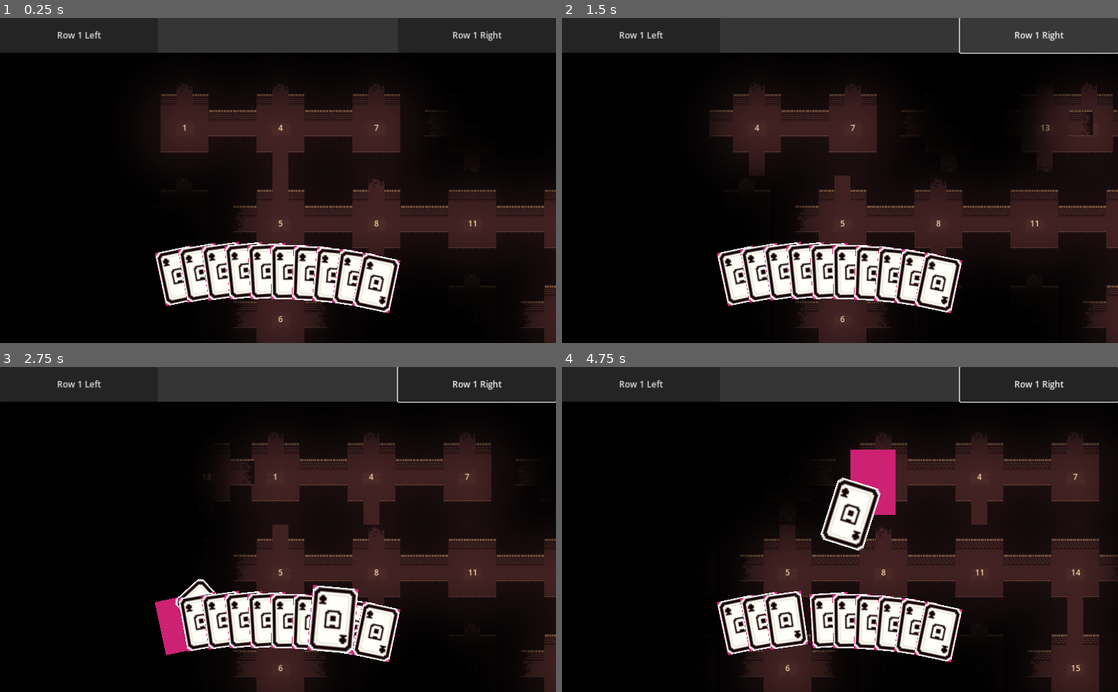
Above: before the commit, frames 1-4 (two rows, left to right).
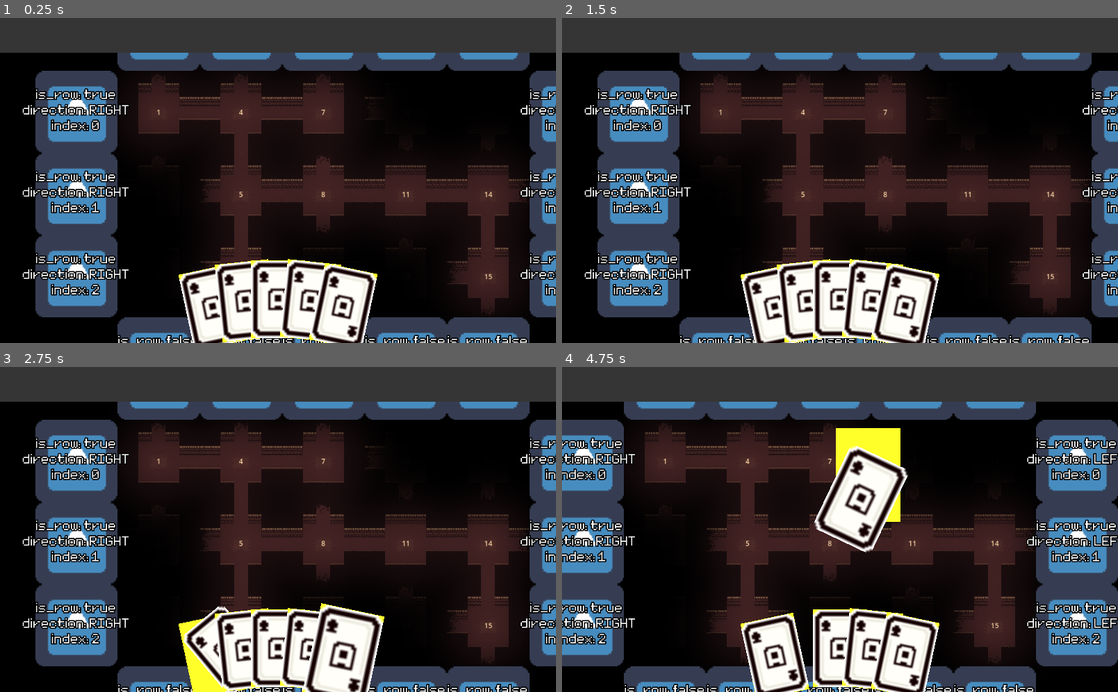
Above: after the commit, the same moments.

Repository: Ghosttown-sys/Living-Board
Game: Godot game, scene res://Game/Scenes/Run/Run.tscn
Same seed, same stepped clock (60 frames per second), same inputs: the game is played once before the commit and once after it. This scene is started directly instead of the project's main scene. The engine's default icon, where the game draws it, is replaced by a stand-in: a white triangle on a blue panel in a dark square.
Inputs (mouse positions are in pixels of both pictures, inside the frame that each line leads up to):
- Up to frame 1 (0.25 s): no input
- Up to frame 2 (1.5 s): click (639, 34) at 0.5 s, where only the run before the commit has a clickable "Row 1 Left"; click (1040, 34) at 1.25 s, where only the run before the commit has a clickable "Row 1 Right"
- Up to frame 3 (2.75 s): tap Enter (interact) at 2 s; drag from (177, 623) to (333, 623) at 2.02 s
- Up to frame 4 (4.75 s): drag from (762, 620) to (917, 627) at 2.77 s; move the mouse to (784, 620) at 3.52 s; hold D (ui_right) 3.53-4.25 s; tap Enter (interact) at 3.6 s; click (784, 620) at 3.8 s; drag from (806, 620) to (867, 477) at 4.27 s

The runs differ from the first frame. In frame 1, 47% of the frame differs, in the area x 4-100%, y 4-100%; in frame 2, 47%; in frame 3, 49%; in frame 4, 56%, in the area x 0-100%, y 0-100%.

Commit message:
feat: card drop slots

Diff:
--- a/Game/Core/Card/Core_Card.tscn
+++ b/Game/Core/Card/Core_Card.tscn
@@ -7,7 +7,7 @@
 [ext_resource type="Script" path="res://Game/Core/utils/lerp_follow.gd" id="5_l66e4"]
 
 [sub_resource type="RectangleShape2D" id="RectangleShape2D_ctp5i"]
-size = Vector2(70, 100)
+size = Vector2(150, 200)
 
 [sub_resource type="Animation" id="Animation_fpo18"]
 length = 0.001
@@ -27,18 +27,6 @@
 "update": 0,
 "values": [Vector2(1, 1), Vector2(1.2, 1.2)]
 }
-tracks/1/type = "value"
-tracks/1/imported = false
-tracks/1/enabled = true
-tracks/1/path = NodePath(".:z_index")
-tracks/1/interp = 1
-tracks/1/loop_wrap = true
-tracks/1/keys = {
-"times": PackedFloat32Array(0, 0.5),
-"transitions": PackedFloat32Array(1, 1),
-"update": 1,
-"values": [0, 1]
-}
 
 [sub_resource type="AnimationLibrary" id="AnimationLibrary_2o6qs"]
 _data = {
@@ -47,24 +35,33 @@
 }
 
 [node name="CoreCard" type="Control"]
-custom_minimum_size = Vector2(70, 100)
 layout_mode = 3
 anchors_preset = 0
-offset_right = 70.0
-offset_bottom = 100.0
 script = ExtResource("1_artrx")
 rotation_curve = ExtResource("2_4iv8s")
 
 [node name="Draggable_Item" type="Control" parent="." node_paths=PackedStringArray("visual_node")]
+custom_minimum_size = Vector2(124, 180)
+layout_mode = 1
+anchors_preset = 15
+anchor_right = 1.0
+anchor_bottom = 1.0
+offset_left = -62.0
+offset_top = -90.0
+offset_right = 62.0
+offset_bottom = 90.0
+grow_horizontal = 2
+grow_vertical = 2
+script = ExtResource("4_jo6ar")
+visual_node = NodePath("../TextureRect")
+
+[node name="hover_control" type="Control" parent="Draggable_Item"]
 layout_mode = 1
 anchors_preset = 15
 anchor_right = 1.0
 anchor_bottom = 1.0
 grow_horizontal = 2
 grow_vertical = 2
-mouse_filter = 2
-script = ExtResource("4_jo6ar")
-visual_node = NodePath("../TextureRect")
 
 [node name="ColorRect" type="ColorRect" parent="Draggable_Item"]
 layout_mode = 1
@@ -74,24 +71,23 @@
 grow_horizontal = 2
 grow_vertical = 2
 mouse_filter = 2
-color = Color(0.802154, 0.129203, 0.452659, 1)
+color = Color(1, 1, 0.164706, 1)
 
-[node name="hover_control" type="Control" parent="Draggable_Item"]
+[node name="TextureRect" type="TextureRect" parent="." node_paths=PackedStringArray("to_follow")]
+custom_minimum_size = Vector2(124, 180)
 layout_mode = 1
-anchors_preset = 15
-anchor_right = 1.0
-anchor_bottom = 1.0
+anchors_preset = 8
+anchor_left = 0.5
+anchor_top = 0.5
+anchor_right = 0.5
+anchor_bottom = 0.5
+offset_left = -62.0
+offset_top = -90.0
+offset_right = 62.0
+offset_bottom = 90.0
 grow_horizontal = 2
 grow_vertical = 2
-
-[node name="TextureRect" type="TextureRect" parent="." node_paths=PackedStringArray("to_follow")]
-custom_minimum_size = Vector2(70, 100)
-layout_mode = 1
-anchors_preset = 15
-anchor_right = 1.0
-anchor_bottom = 1.0
-grow_horizontal = 2
-grow_vertical = 2
+pivot_offset = Vector2(62, 90)
 mouse_filter = 2
 texture = ExtResource("3_w8njb")
 expand_mode = 1
@@ -118,46 +114,11 @@
 horizontal_alignment = 1
 vertical_alignment = 1
 
-[node name="ColorRect" type="ColorRect" parent="."]
-visible = false
-custom_minimum_size = Vector2(70, 100)
-layout_mode = 1
-anchors_preset = 8
-anchor_left = 0.5
-anchor_top = 0.5
-anchor_right = 0.5
-anchor_bottom = 0.5
-offset_left = -35.0
-offset_top = -50.0
-offset_right = 35.0
-offset_bottom = 50.0
-grow_horizontal = 2
-grow_vertical = 2
-mouse_filter = 2
-
-[node name="Label" type="Label" parent="ColorRect"]
-layout_mode = 1
-anchors_preset = 8
-anchor_left = 0.5
-anchor_top = 0.5
-anchor_right = 0.5
-anchor_bottom = 0.5
-offset_left = -23.5
-offset_top = -11.5
-offset_right = 23.5
-offset_bottom = 11.5
-grow_horizontal = 2
-grow_vertical = 2
-theme_override_colors/font_color = Color(0.0792266, 0.684583, 1.92523e-07, 1)
-text = "STATE"
-horizontal_alignment = 1
-vertical_alignment = 1
-
-[node name="DropPointDetector" type="Area2D" parent="."]
+[node name="DropPointDetector" type="Area2D" parent="." groups=["card"]]
 
 [node name="CollisionShape2D" type="CollisionShape2D" parent="DropPointDetector"]
-position = Vector2(34, 50)
 shape = SubResource("RectangleShape2D_ctp5i")
+one_way_collision_margin = 0.0
 
 [node name="card_anime" type="AnimationPlayer" parent="."]
 libraries = {
@@ -168,4 +129,4 @@
 [connection signal="gui_input" from="Draggable_Item/hover_control" to="Draggable_Item" method="_on_collider_input_event"]
 [connection signal="mouse_entered" from="Draggable_Item/hover_control" to="." method="_on_control_mouse_entered"]
 [connection signal="mouse_exited" from="Draggable_Item/hover_control" to="." method="_on_control_mouse_exited"]
-[connection signal="input_event" from="DropPointDetector" to="TextureRect" method="_on_collider_input_event"]
+[connection signal="body_entered" from="DropPointDetector" to="Draggable_Item" method="_on_drop_point_detector_body_entered"]
--- a/Game/Core/draggable_Items/draggable.gd
+++ b/Game/Core/draggable_Items/draggable.gd
@@ -31,7 +31,7 @@
 		dragging = false
 		position = initial_pos
 		rotation = initial_rot
-		#
+
 func _process(_delta):
 	if dragging:
 		global_position = get_global_mouse_position() - size/2;
@@ -39,3 +39,8 @@
 		visual_node.z_index = 10
 	else:
 		visual_node.z_index = 0
+
+
+func _on_drop_point_detector_body_entered(body):
+	print("body")
+	pass # Replace with function body.
--- /dev/null
+++ b/Game/Core/draggable_Items/draggable_drop_slot.gd
@@ -0,0 +1,34 @@
+extends Control
+class_name Draggable_Drop_Slot
+
+@onready var visuals : Control = $Visuals
+@onready var debug_label = $Label
+
+var is_row :bool
+var direction : Game_Manager.DIRECTION
+var index : int
+
+func initialize(is_row :bool, direction : Game_Manager.DIRECTION , index :int,size: Vector2):
+	await self.ready
+	visuals.custom_minimum_size = size
+	self.is_row = is_row
+	self.direction = direction
+	self.index = index
+	debug_label.text = "";
+	debug_label.text += "is_row: "+ str(is_row) + "\n"
+	debug_label.text += "direction: "+ str(Game_Manager.DIRECTION.keys()[direction]) + "\n"
+	debug_label.text += "index: "+ str(index) + "\n"
+
+func trigger(event):
+	if event is InputEventMouseButton and event.pressed and \
+			event.button_index == MOUSE_BUTTON_LEFT:
+		if is_row:
+			Board_Manipulator.push_row(index, direction)
+		else:
+			Board_Manipulator.push_column(index, direction)
+		Events.board_move_begin.emit();
+
+
+func _on_drop_point_detector_body_entered(body):
+	print("hi")
+	pass # Replace with function body.
--- /dev/null
+++ b/Game/Core/draggable_Items/draggable_drop_slot.tscn
@@ -0,0 +1,62 @@
+[gd_scene load_steps=7 format=3 uid="uid://785k8edtnq54"]
+
+[ext_resource type="Script" path="res://Game/Core/draggable_Items/draggable_drop_slot.gd" id="1_nrvpn"]
+[ext_resource type="Texture2D" uid="uid://boh5gg8if3vgy" path="res://assets/images/icon.png" id="2_qli4x"]
+[ext_resource type="FontFile" uid="uid://ktn001fldc7a" path="res://assets/fonts/Minimal5x7.ttf" id="3_qwryx"]
+
+[sub_resource type="CanvasItemMaterial" id="CanvasItemMaterial_kfj6v"]
+light_mode = 1
+
+[sub_resource type="CanvasItemMaterial" id="CanvasItemMaterial_ay31g"]
+light_mode = 1
+
+[sub_resource type="RectangleShape2D" id="RectangleShape2D_lki50"]
+size = Vector2(150, 200)
+
+[node name="DraggableDropSlot" type="Control"]
+layout_mode = 3
+anchors_preset = 15
+anchor_right = 1.0
+anchor_bottom = 1.0
+offset_right = -1024.0
+offset_bottom = -600.0
+grow_horizontal = 2
+grow_vertical = 2
+pivot_offset = Vector2(96, 96)
+script = ExtResource("1_nrvpn")
+
+[node name="Visuals" type="TextureRect" parent="."]
+light_mask = 0
+material = SubResource("CanvasItemMaterial_kfj6v")
+custom_minimum_size = Vector2(192, 192)
+layout_mode = 1
+anchors_preset = 15
+anchor_right = 1.0
+anchor_bottom = 1.0
+grow_horizontal = 2
+grow_vertical = 2
+mouse_filter = 2
+texture = ExtResource("2_qli4x")
+
+[node name="Label" type="Label" parent="."]
+material = SubResource("CanvasItemMaterial_ay31g")
+layout_mode = 1
+anchors_preset = 15
+anchor_right = 1.0
+anchor_bottom = 1.0
+grow_horizontal = 2
+grow_vertical = 2
+theme_override_colors/font_outline_color = Color(0, 0, 0, 1)
+theme_override_constants/outline_size = 10
+theme_override_fonts/font = ExtResource("3_qwryx")
+theme_override_font_sizes/font_size = 50
+text = "Debug"
+horizontal_alignment = 1
+vertical_alignment = 1
+
+[node name="DropPointDetector" type="Area2D" parent="."]
+
+[node name="CollisionShape2D" type="CollisionShape2D" parent="DropPointDetector"]
+shape = SubResource("RectangleShape2D_lki50")
+
+[connection signal="body_entered" from="DropPointDetector" to="." method="_on_drop_point_detector_body_entered"]
--- a/Game/Core/rooms/board_manipulator.gd
+++ b/Game/Core/rooms/board_manipulator.gd
@@ -56,3 +56,25 @@
 		for column in range(grid_height - 1):
 			grid[column][row_index] = grid[column + 1][row_index]
 		grid[grid_height - 1][row_index] = head
+
+func get_row(index):
+	return grid[index]
+
+func get_column(index):
+	var column = []
+	for row_index in grid_height:
+		column.append(grid[row_index][index])
+	return column
+
+func get_all_columns() -> Array:
+	print("columns")
+	var columns = []
+	var num_columns = grid_width
+
+	for col in range(num_columns):
+		var column = []
+		for row in range(grid.size()):
+			column.append(grid[row][col])
+		columns.append(column)
+	print(columns)
+	return columns
--- a/Game/Core/rooms/room.gd
+++ b/Game/Core/rooms/room.gd
@@ -8,8 +8,10 @@
 		static_id += 1
 var active : bool :
 	set(value):
-		light.visible = value
-		pass
+		var tween = get_tree().create_tween()
+		var target = 1 if value else 0
+		tween.tween_property(light, "energy", target, 0.2).set_trans(Tween.TRANS_QUAD)
+
 # rotation/ facing towards
 var direction : Game_Manager.DIRECTION
 # which directions have a corridor
--- a/Game/Core/utils/lerp_follow.gd
+++ b/Game/Core/utils/lerp_follow.gd
@@ -11,10 +11,7 @@
 
 # Called every frame. 'delta' is the elapsed time since the previous frame.
 func _process(delta):
-	global_position = global_position.lerp(to_follow.global_position, delta * follow_position_speed)
-
-	var movement = global_position - to_follow.global_position
-
-	rotationDelta = rotationDelta.lerp(movement, delta * follow_rotation_speed)
-
+	position = position.lerp(to_follow.position, delta * follow_position_speed)
+	var movement = position - to_follow.position
+	rotationDelta = rotationDelta.lerp(movement , delta * follow_rotation_speed)
 	rotation_degrees = -clamp(rotationDelta.x,-60,60)
--- a/Game/Game_Play/board_manager.gd
+++ b/Game/Game_Play/board_manager.gd
@@ -4,15 +4,45 @@
 @export var board_width : int
 
 @export var room_template: Resource
+@export var card_slot: Resource
 var rooms = []
 
 func _ready():
+	Events.board_move_begin.connect(board_moved)
 	var room_scene = load(room_template.resource_path)
+	# Create rooms
 	for x in board_width:
 		rooms.append([])
 		for y in board_height:
 			create_new_room(room_scene,x,y)
+
 	initialize_board();
+	create_card_drop_slots()
+
+
+func create_card_drop_slots():
+	# Create tiles to drop cards
+	var room_size = rooms[0][0].get_room_pixel_size()
+	for row_index in range(board_height):
+		var room = rooms[0][row_index]
+		create_card_drop_slot(true, Game_Manager.DIRECTION.RIGHT,row_index, room.position - Vector2(room_size.x,0), room_size)
+	for row_index in range(board_height):
+		var room = rooms[board_width - 1][row_index]
+		create_card_drop_slot(true, Game_Manager.DIRECTION.LEFT,row_index,room.position + Vector2(room_size.x,0), room_size)
+	for column_index in range(board_width):
+		var room = Board_Manipulator.get_column(0)[column_index]
+		create_card_drop_slot(false, Game_Manager.DIRECTION.DOWN,column_index,room.position - Vector2(0,room_size.y), room_size)
+	for column_index in range(board_width):
+		var room = Board_Manipulator.get_column(board_height -1)[column_index]
+		create_card_drop_slot(false, Game_Manager.DIRECTION.UP,column_index,room.position + Vector2(0,room_size.y), room_size)
+
+func create_card_drop_slot(is_row, direction, index, position, room_size):
+	var slot_instance : Draggable_Drop_Slot = card_slot.instantiate();
+	slot_instance.position = position
+	slot_instance.initialize(is_row, direction, index, room_size)
+	add_child(slot_instance)
+
+	return slot_instance
 
 func create_new_room(room_scene,x, y):
 	# Create the room
@@ -26,22 +56,24 @@
 	var room_size = room_instance.get_room_pixel_size()
 	room_instance.position = Vector2(room_size.x * x,room_size.y * y);
 
+func initialize_board():
 
-func initialize_board():
-	var visited_rooms = []
 	var central_room = rooms[board_width/2][board_height/2]
 	central_room.openings = Game_Manager.ALL_DIRECTIONS.duplicate();
 	central_room.update_visuals()
 
-	# Recursively find all rooms connected to the centre
-	find_connected_rooms(central_room,visited_rooms)
+	update_rooms_activation()
 
 	Board_Manipulator.grid = rooms;
 
+func find_connected_rooms(room):
+	var visited_rooms = []
+	# Recursively find all rooms connected to the centre
+	find_connected_rooms_recursive(room,visited_rooms)
+	return visited_rooms
 
-func find_connected_rooms(room, visited_rooms):
+func find_connected_rooms_recursive(room, visited_rooms):
 	visited_rooms.append(room)
-	room.active = true
 	for direction in room.openings:
 		var next_room_coordinates = room.coordinates + Game_Manager.d2v[direction];
 		# Check if it's out of bound
@@ -56,17 +88,19 @@
 
 			# if it was not visited yet, perform the recursion
 			if not visited_rooms.has(next_room):
-				find_connected_rooms(next_room, visited_rooms)
+				find_connected_rooms_recursive(next_room, visited_rooms)
 
 func update_board():
 	for x in rooms.size():
 		for y in rooms[0].size():
 			rooms[x][y].coordinates = Vector2i(x,y);
 			rooms[x][y].update_visuals()
-	update_rooms_positions()
+	await update_rooms_positions()
+	update_rooms_activation()
 	pass
 
 func update_rooms_positions():
+	var tweens = []
 	for x in rooms.size():
 		for y in rooms[0].size():
 			var tween = get_tree().create_tween()
@@ -74,14 +108,17 @@
 			var room = rooms[x][y]
 			var room_size = room.get_room_pixel_size();
 			var new_position :Vector2 = Vector2(room_size.x * room.coordinates.x,room_size.y * room.coordinates.y);
-			tween.tween_property(room, "position", new_position, 0.8).set_trans(Tween.TRANS_QUAD)
+			tweens.append(tween.tween_property(room, "position", new_position, 0.8).set_trans(Tween.TRANS_QUAD))
 
-func Push_Left():
-	Board_Manipulator.push_row(0,Game_Manager.DIRECTION.LEFT)
-	Board_Manipulator.print_grid()
+	await Tween_Utilities.await_all(tweens);
+
+func update_rooms_activation():
+	var central_room = rooms[board_width/2][board_height/2]
+	var active_rooms = find_connected_rooms(central_room)
+
+	for row in rooms:
+		for room in row:
+			room.active = active_rooms.has(room)
+
+func board_moved():
 	update_board()
-
-func Push_Right():
-	Board_Manipulator.push_row(0,Game_Manager.DIRECTION.RIGHT)
-	Board_Manipulator.print_grid()
-	update_board()
--- a/Game/Game_Play/cards_in_hand/cards_in_hand.gd
+++ b/Game/Game_Play/cards_in_hand/cards_in_hand.gd
@@ -15,7 +15,7 @@
 var mouse_pos: float
 
 func _ready():
-	add_cards(10)
+	add_cards(5)
 	rearrange_cards()
 	Events.remove_me.connect(remove_card)
 
@@ -31,7 +31,6 @@
 	for i in get_children():
 		if i == card:
 			reparent(i)
-
 
 func calculate_position(card: Card_UI) -> Vector2:
 	var bottom_offset = get_viewport_rect().size.y / 8  # Adjust this value as needed
--- a/Game/Game_Play/cards_in_hand/cards_in_hand.tscn
+++ b/Game/Game_Play/cards_in_hand/cards_in_hand.tscn
@@ -8,6 +8,7 @@
 [node name="Cards_in_hand" type="Control"]
 layout_mode = 3
 anchors_preset = 0
+scale = Vector2(0.8, 0.8)
 script = ExtResource("1_b4w66")
 spread_curve = ExtResource("2_65dbr")
 height_curve = ExtResource("3_7tn2a")
--- a/Game/Game_Play/gameplay.tscn
+++ b/Game/Game_Play/gameplay.tscn
@@ -1,8 +1,9 @@
-[gd_scene load_steps=5 format=3 uid="uid://cdk2ksgvsl00o"]
+[gd_scene load_steps=6 format=3 uid="uid://cdk2ksgvsl00o"]
 
 [ext_resource type="PackedScene" uid="uid://c2cfb0p8w4c1n" path="res://Game/Core/rooms/room.tscn" id="1_evmpu"]
 [ext_resource type="Script" path="res://Game/Game_Play/board_manager.gd" id="1_lwgv5"]
 [ext_resource type="PackedScene" uid="uid://cu1qxrv7bksx3" path="res://scenes/Camera/camera.tscn" id="2_u2pjn"]
+[ext_resource type="PackedScene" uid="uid://785k8edtnq54" path="res://Game/Core/draggable_Items/draggable_drop_slot.tscn" id="3_cj31y"]
 [ext_resource type="PackedScene" uid="uid://ow10mhmpv7ef" path="res://Game/Game_Play/cards_in_hand/cards_in_hand.tscn" id="4_exeyq"]
 
 [node name="Board" type="Node2D"]
@@ -10,6 +11,7 @@
 board_height = 3
 board_width = 5
 room_template = ExtResource("1_evmpu")
+card_slot = ExtResource("3_cj31y")
 
 [node name="ColorRect" type="ColorRect" parent="."]
 offset_left = -2152.0
@@ -20,9 +22,9 @@
 color = Color(0.105882, 0.0627451, 0.0901961, 1)
 
 [node name="Camera" parent="." instance=ExtResource("2_u2pjn")]
-zoom = Vector2(0.92, 0.92)
+zoom = Vector2(0.79, 0.79)
 limit_offset = 2
-camera_speed = 5
+camera_speed = 10
 
 [node name="CanvasModulate" type="CanvasModulate" parent="."]
 color = Color(0, 0, 0, 1)
@@ -30,22 +32,3 @@
 [node name="CanvasLayer" type="CanvasLayer" parent="."]
 
 [node name="Cards_in_hand" parent="CanvasLayer" instance=ExtResource("4_exeyq")]
-
-[node name="Button" type="Button" parent="CanvasLayer"]
-offset_right = 291.0
-offset_bottom = 64.0
-text = "Row 1 Left"
-
-[node name="Button2" type="Button" parent="CanvasLayer"]
-anchors_preset = 1
-anchor_left = 1.0
-anchor_right = 1.0
-offset_left = -291.0
-offset_bottom = 64.0
-grow_horizontal = 0
-size_flags_horizontal = 8
-text = "Row 1 Right"
-
-[connection signal="pressed" from="CanvasLayer/Button" to="." method="push"]
-[connection signal="pressed" from="CanvasLayer/Button" to="." method="Push_Left"]
-[connection signal="pressed" from="CanvasLayer/Button2" to="." method="Push_Right"]
--- a/Global/Curves/Angle_Curve.tres
+++ b/Global/Curves/Angle_Curve.tres
@@ -2,5 +2,5 @@
 
 [resource]
 min_value = -1.0
-_data = [Vector2(0.00526316, 1), 0.0, -1.34833, 0, 1, Vector2(1, -1), -2.74758, 0.0, 1, 0]
+_data = [Vector2(0, 1), 0.0, -2.0, 0, 1, Vector2(1, -1), -2.0, 0.0, 1, 0]
 point_count = 2
--- a/Global/Curves/Rotation_Curve.tres
+++ b/Global/Curves/Rotation_Curve.tres
@@ -2,6 +2,6 @@
 
 [resource]
 min_value = -1.0
-_data = [Vector2(0, -0.8), 0.0, 1.6, 0, 1, Vector2(1, 0.8), 1.6, 0.0, 1, 0]
+_data = [Vector2(0, -1), 0.0, 2.0, 0, 1, Vector2(1, 1), 2.0, 0.0, 1, 0]
 point_count = 2
 metadata/_snap_enabled = true
--- a/Global/Events.gd
+++ b/Global/Events.gd
@@ -1,3 +1,5 @@
 extends Node
 
 signal remove_me(card:Card_UI)
+
+signal board_move_begin;
--- /dev/null
+++ b/Global/Tween_Utilities.gd
@@ -0,0 +1,10 @@
+extends Node
+func await_all(tweens) -> void:
+	var futures = []
+	for tween in tweens:
+		futures.append(await tween_finished(tween))
+	for future in futures:
+		await future
+
+func tween_finished(tween: PropertyTweener):
+	await tween.finished
--- a/project.godot
+++ b/project.godot
@@ -25,6 +25,7 @@
 Game_Manager="*res://Global/Game_Manager.gd"
 Board_Manipulator="*res://Game/Core/rooms/board_manipulator.gd"
 Events="*res://Global/Events.gd"
+Tween_Utilities="*res://Global/Tween_Utilities.gd"
 
 [debug]
 
